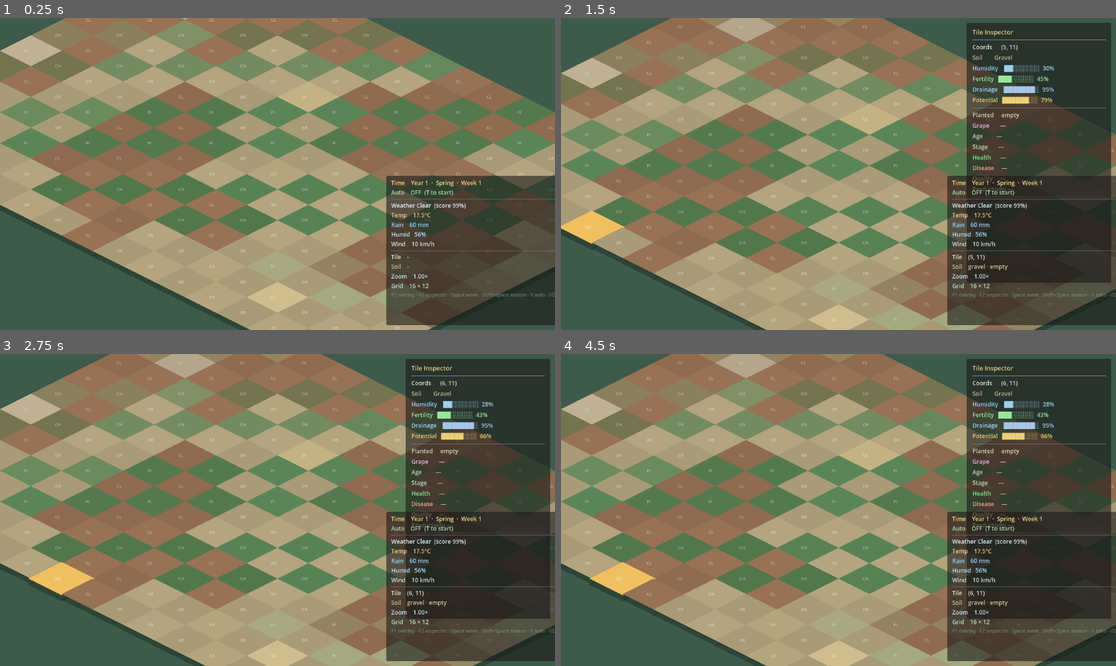
Above: before the commit, frames 1-4 (two rows, left to right).
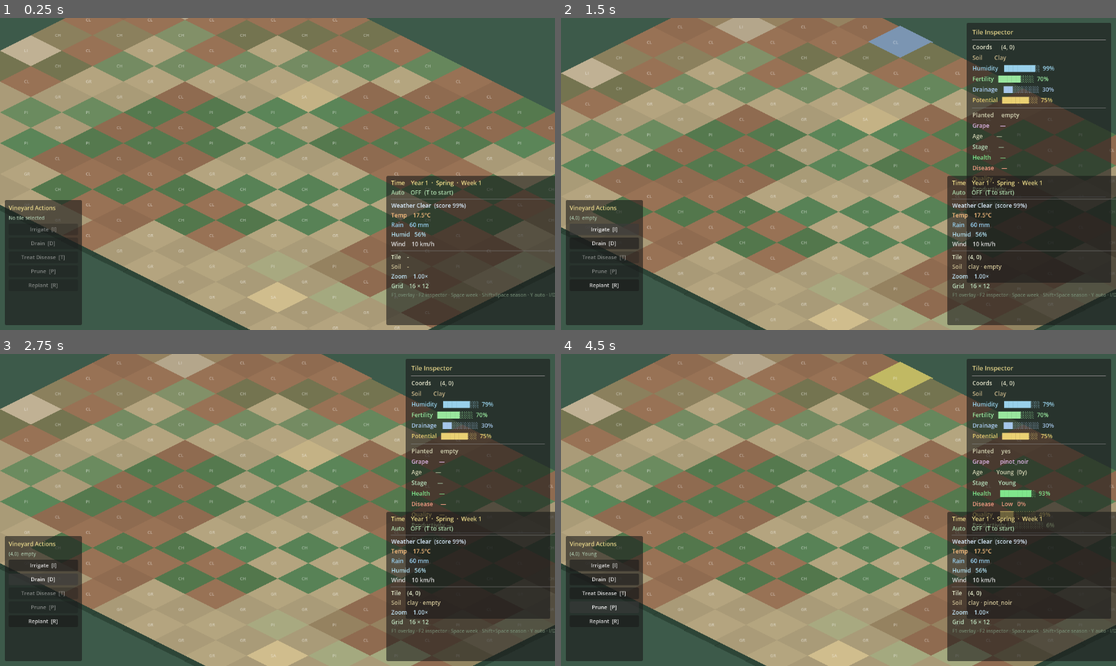
Above: after the commit, the same moments.

Repository: blayres/winery-simulator
Game: Godot game, scene res://scenes/world/World.tscn
Same seed, same stepped clock (60 frames per second), same inputs: the game is played once before the commit and once after it.
Inputs (mouse positions are in pixels of both pictures, inside the frame that each line leads up to):
- Up to frame 1 (0.25 s): no input
- Up to frame 2 (1.5 s): tap Enter at 0.5 s; drag from (899, 21) to (993, 64) at 0.52 s; click (605, 230) at 1.25 s, where only the run after the commit has a clickable "Irrigate [I]"
- Up to frame 3 (2.75 s): click (44, 578) at 2 s, where only the run after the commit has a clickable "Drain [D]"
- Up to frame 4 (4.5 s): click (605, 622) at 2.75 s, where only the run after the commit has a clickable "Replant [R]"; click (605, 594) at 3.5 s, where only the run after the commit has a clickable "Treat Disease [T]"; click (605, 606) at 4.25 s, where only the run after the commit has a clickable "Prune [P]"

The runs differ from the first frame. In frame 1, 5.5% of the frame differs, in the area x 0-15%, y 58-99%; in frame 2, 6.5%; in frame 3, 5.9%; in frame 4, 7.0%, in the area x 0-89%, y 2-99%.

Commit message:
feat: vineyard actions ui panel

Diff:
--- /dev/null
+++ b/scenes/ui/VineyardActionsPanel.gd
@@ -0,0 +1,183 @@
+## VineyardActionsPanel.gd
+## Attached to: scenes/ui/VineyardActionsPanel.tscn
+##
+## TEMPORARY DEVELOPER UI — not the final production panel.
+## Provides clickable buttons for all vineyard actions on the selected tile.
+## Replace with the proper game HUD when the UI system is built.
+##
+## Architecture:
+##   Buttons call VineyardActionSystem — no action logic lives here.
+##   Panel state (enabled/disabled buttons) is driven by the selected tile's
+##   TileSimData, read from VineyardSimulation.
+##   World injects the GridSystem reference via init() after grid is ready.
+##
+## Layout rule:
+##   Panel is a direct child of a CanvasLayer — use position/size, not anchors.
+
+class_name VineyardActionsPanel
+extends CanvasLayer
+
+# ─── Panel geometry ───────────────────────────────────────────────────────────
+const PANEL_W: float = 160.0
+const PANEL_H: float = 260.0
+const MARGIN:  float = 10.0
+
+# ─── Flash colors (match World.gd) ───────────────────────────────────────────
+const FLASH_IRRIGATE: Color = Color(0.40, 0.70, 1.00, 1.0)
+const FLASH_DRAIN:    Color = Color(0.85, 0.75, 0.40, 1.0)
+const FLASH_TREAT:    Color = Color(0.40, 1.00, 0.55, 1.0)
+const FLASH_PRUNE:    Color = Color(0.90, 0.90, 0.40, 1.0)
+const FLASH_REPLANT:  Color = Color(0.55, 1.00, 0.55, 1.0)
+
+# ─── Child nodes ──────────────────────────────────────────────────────────────
+@onready var _root_panel:   PanelContainer = $RootPanel
+@onready var _lbl_title:    Label          = $RootPanel/Margin/VBox/Title
+@onready var _lbl_status:   Label          = $RootPanel/Margin/VBox/StatusLabel
+@onready var _btn_irrigate: Button         = $RootPanel/Margin/VBox/BtnIrrigate
+@onready var _btn_drain:    Button         = $RootPanel/Margin/VBox/BtnDrain
+@onready var _btn_treat:    Button         = $RootPanel/Margin/VBox/BtnTreat
+@onready var _btn_prune:    Button         = $RootPanel/Margin/VBox/BtnPrune
+@onready var _btn_replant:  Button         = $RootPanel/Margin/VBox/BtnReplant
+
+# ─── State ────────────────────────────────────────────────────────────────────
+var _grid: GridSystem = null
+
+# ─── Lifecycle ────────────────────────────────────────────────────────────────
+func _ready() -> void:
+	get_viewport().size_changed.connect(_place_panel)
+	_place_panel.call_deferred()
+
+	# Wire button signals.
+	_btn_irrigate.pressed.connect(_on_irrigate_pressed)
+	_btn_drain.pressed.connect(_on_drain_pressed)
+	_btn_treat.pressed.connect(_on_treat_pressed)
+	_btn_prune.pressed.connect(_on_prune_pressed)
+	_btn_replant.pressed.connect(_on_replant_pressed)
+
+	# Listen for action results to refresh button state.
+	VineyardActionSystem.action_performed.connect(_on_action_performed)
+
+	_set_no_selection()
+
+
+func _place_panel() -> void:
+	var vp: Vector2 = get_viewport().get_visible_rect().size
+	if vp.x < 100.0:
+		vp = Vector2(1280.0, 720.0)
+	# Bottom-left corner.
+	_root_panel.position = Vector2(MARGIN, vp.y - PANEL_H - MARGIN)
+	_root_panel.size     = Vector2(PANEL_W, PANEL_H)
+
+
+# ─── Public API ───────────────────────────────────────────────────────────────
+
+## Called by World after grid is ready.
+func init(grid: GridSystem) -> void:
+	_grid = grid
+	_grid.tile_selected.connect(_on_tile_selected)
+	_grid.tile_unhovered.connect(_on_tile_unhovered)
+
+
+# ─── Private — selection state ────────────────────────────────────────────────
+
+func _on_tile_selected(_tile: VineyardTile) -> void:
+	_refresh_buttons()
+
+
+func _on_tile_unhovered(_tile: VineyardTile) -> void:
+	# Don't clear on unhover — only clear when selection is explicitly lost.
+	pass
+
+
+func _on_action_performed(_action: String, _col: int, _row: int, _result: String) -> void:
+	# Refresh button states after any action (planted state may have changed).
+	_refresh_buttons()
+
+
+func _refresh_buttons() -> void:
+	if _grid == null:
+		_set_no_selection()
+		return
+
+	var sel: VineyardTile = _grid.get_selected_tile()
+	if sel == null:
+		_set_no_selection()
+		return
+
+	var data: TileSimData = VineyardSimulation.get_tile_data(sel.grid_col, sel.grid_row)
+	if data == null:
+		_set_no_selection()
+		return
+
+	# All buttons enabled when a tile is selected.
+	_btn_irrigate.disabled = false
+	_btn_drain.disabled    = false
+	_btn_replant.disabled  = false
+
+	# Planted-only actions.
+	_btn_treat.disabled = not data.is_planted
+	_btn_prune.disabled = not data.is_planted
+
+	# Status line.
+	if data.is_planted:
+		_lbl_status.text = "(%d,%d)  %s" % [sel.grid_col, sel.grid_row,
+				data.lifecycle_stage.capitalize()]
+	else:
+		_lbl_status.text = "(%d,%d)  empty" % [sel.grid_col, sel.grid_row]
+
+
+func _set_no_selection() -> void:
+	_lbl_status.text       = "No tile selected"
+	_btn_irrigate.disabled = true
+	_btn_drain.disabled    = true
+	_btn_treat.disabled    = true
+	_btn_prune.disabled    = true
+	_btn_replant.disabled  = true
+
+
+# ─── Private — button handlers ────────────────────────────────────────────────
+
+func _on_irrigate_pressed() -> void:
+	var sel: VineyardTile = _get_selected()
+	if sel == null:
+		return
+	VineyardActionSystem.irrigate(sel.grid_col, sel.grid_row)
+	sel.flash_action(FLASH_IRRIGATE)
+
+
+func _on_drain_pressed() -> void:
+	var sel: VineyardTile = _get_selected()
+	if sel == null:
+		return
+	VineyardActionSystem.drain(sel.grid_col, sel.grid_row)
+	sel.flash_action(FLASH_DRAIN)
+
+
+func _on_treat_pressed() -> void:
+	var sel: VineyardTile = _get_selected()
+	if sel == null:
+		return
+	VineyardActionSystem.treat_disease(sel.grid_col, sel.grid_row)
+	sel.flash_action(FLASH_TREAT)
+
+
+func _on_prune_pressed() -> void:
+	var sel: VineyardTile = _get_selected()
+	if sel == null:
+		return
+	VineyardActionSystem.prune(sel.grid_col, sel.grid_row)
+	sel.flash_action(FLASH_PRUNE)
+
+
+func _on_replant_pressed() -> void:
+	var sel: VineyardTile = _get_selected()
+	if sel == null:
+		return
+	VineyardActionSystem.replant(sel.grid_col, sel.grid_row)
+	sel.flash_action(FLASH_REPLANT)
+
+
+func _get_selected() -> VineyardTile:
+	if _grid == null:
+		return null
+	return _grid.get_selected_tile()
--- /dev/null
+++ b/scenes/ui/VineyardActionsPanel.tscn
@@ -0,0 +1,68 @@
+[gd_scene load_steps=2 format=3]
+
+[ext_resource type="Script" path="res://scenes/ui/VineyardActionsPanel.gd" id="1"]
+
+[node name="VineyardActionsPanel" type="CanvasLayer"]
+layer = 85
+script = ExtResource("1")
+
+[node name="RootPanel" type="PanelContainer" parent="."]
+position = Vector2(10, 460)
+size = Vector2(160, 260)
+
+[node name="Margin" type="MarginContainer" parent="RootPanel"]
+layout_mode = 1
+anchors_preset = 15
+anchor_right = 1.0
+anchor_bottom = 1.0
+theme_override_constants/margin_left = 8
+theme_override_constants/margin_right = 8
+theme_override_constants/margin_top = 8
+theme_override_constants/margin_bottom = 8
+
+[node name="VBox" type="VBoxContainer" parent="RootPanel/Margin"]
+layout_mode = 2
+theme_override_constants/separation = 5
+
+[node name="Title" type="Label" parent="RootPanel/Margin/VBox"]
+layout_mode = 2
+theme_override_colors/font_color = Color(0.92, 0.85, 0.55, 1)
+theme_override_font_sizes/font_size = 12
+text = "Vineyard Actions"
+
+[node name="StatusLabel" type="Label" parent="RootPanel/Margin/VBox"]
+layout_mode = 2
+theme_override_colors/font_color = Color(0.65, 0.75, 0.65, 1)
+theme_override_font_sizes/font_size = 10
+text = "No tile selected"
+autowrap_mode = 3
+
+[node name="BtnIrrigate" type="Button" parent="RootPanel/Margin/VBox"]
+layout_mode = 2
+theme_override_font_sizes/font_size = 11
+disabled = true
+text = "Irrigate  [I]"
+
+[node name="BtnDrain" type="Button" parent="RootPanel/Margin/VBox"]
+layout_mode = 2
+theme_override_font_sizes/font_size = 11
+disabled = true
+text = "Drain  [D]"
+
+[node name="BtnTreat" type="Button" parent="RootPanel/Margin/VBox"]
+layout_mode = 2
+theme_override_font_sizes/font_size = 11
+disabled = true
+text = "Treat Disease  [T]"
+
+[node name="BtnPrune" type="Button" parent="RootPanel/Margin/VBox"]
+layout_mode = 2
+theme_override_font_sizes/font_size = 11
+disabled = true
+text = "Prune  [P]"
+
+[node name="BtnReplant" type="Button" parent="RootPanel/Margin/VBox"]
+layout_mode = 2
+theme_override_font_sizes/font_size = 11
+disabled = true
+text = "Replant  [R]"
--- a/scenes/world/World.gd
+++ b/scenes/world/World.gd
@@ -30,6 +30,7 @@
 @onready var _camera:    CameraController   = $WorldCamera
 @onready var _debug:     DebugOverlay       = $WorldUI/DebugOverlay
 @onready var _inspector: TileInspectorPanel = $TileInspectorPanel
+@onready var _actions:   VineyardActionsPanel = $VineyardActionsPanel
 
 # ─── Lifecycle ────────────────────────────────────────────────────────────────
 func _ready() -> void:
@@ -91,8 +92,9 @@
 	# ── 3. Link sim data to tile nodes ────────────────────────────────────
 	_link_sim_data_to_tiles()
 
-	# ── 4. Wire debug overlay ─────────────────────────────────────────────
+	# ── 4. Wire debug overlay and actions panel ──────────────────────────
 	_debug.init(_grid, _camera)
+	_actions.init(_grid)
 
 	print("World: fully initialized. Grid=%s" % str(grid_size))
 
@@ -221,6 +223,9 @@
 		ok = false
 	if _inspector == null:
 		push_error("World: $TileInspectorPanel is null — TileInspectorPanel.tscn may have failed to load.")
+		ok = false
+	if _actions == null:
+		push_error("World: $VineyardActionsPanel is null — VineyardActionsPanel.tscn may have failed to load.")
 		ok = false
 	return ok
 
--- a/scenes/world/World.tscn
+++ b/scenes/world/World.tscn
@@ -1,10 +1,11 @@
-[gd_scene load_steps=6 format=3]
+[gd_scene load_steps=7 format=3]
 
 [ext_resource type="Script" path="res://scenes/world/World.gd" id="1"]
 [ext_resource type="Script" path="res://systems/GridSystem.gd" id="2"]
 [ext_resource type="Script" path="res://systems/CameraController.gd" id="3"]
 [ext_resource type="PackedScene" path="res://scenes/ui/DebugOverlay.tscn" id="4"]
 [ext_resource type="PackedScene" path="res://scenes/ui/TileInspectorPanel.tscn" id="5"]
+[ext_resource type="PackedScene" path="res://scenes/ui/VineyardActionsPanel.tscn" id="6"]
 
 [node name="World" type="Node2D"]
 script = ExtResource("1")
@@ -21,3 +22,5 @@
 [node name="DebugOverlay" parent="WorldUI" instance=ExtResource("4")]
 
 [node name="TileInspectorPanel" parent="." instance=ExtResource("5")]
+
+[node name="VineyardActionsPanel" parent="." instance=ExtResource("6")]
Not shown, added: scenes/ui/VineyardActionsPanel.gd.uid
